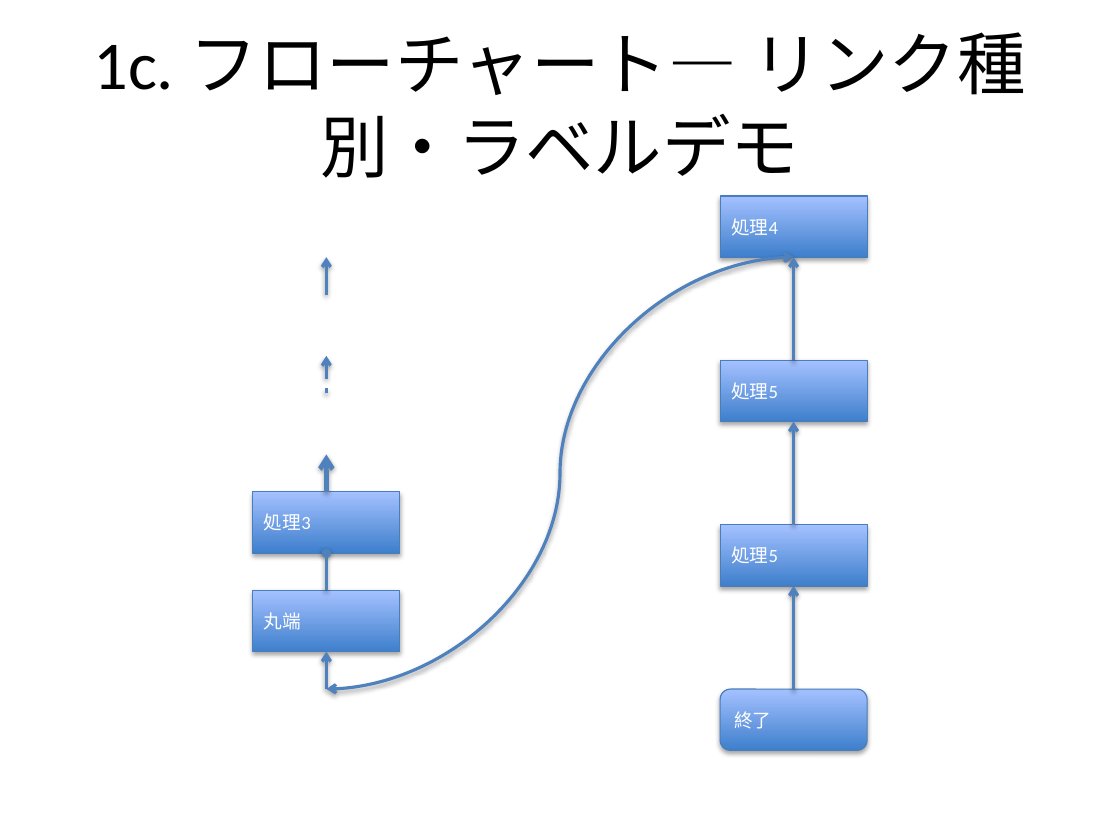
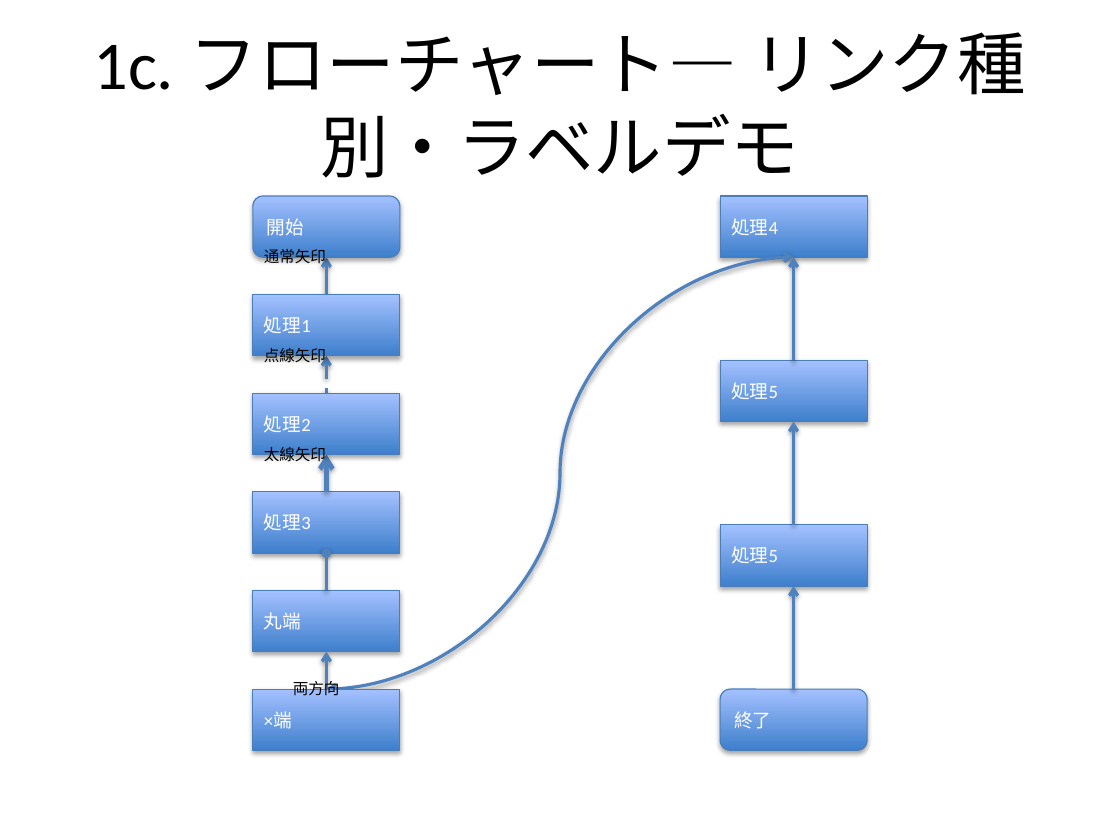
Before and after one commit to notfolder/qmd_to_pptx, a slide deck: slide 15 of demo_full.pptx. Drawn at 1120x840 pixels with LibreOffice and Linux fonts; fonts in the diff are those of the drawing. Boxes give left, top, right and bottom in pixels: in the first picture for what was removed or moved away, otherwise in the second. Text is boxed around its words. In the diff, an @@ line names an element or a change of style, - is before the commit and + after.

```diff
--- a/demo_full.pptx
+++ b/demo_full.pptx
@@ rounded rectangle added at bbox=[253, 196, 400, 258], fill gradient #3F80CE to #A4C4FF, outline #4B7EBC 0.75 pt, 12 pt, text #FFFFFF @@
+開始
@@ text added at bbox=[264, 249, 326, 268], 10 pt, text #000000 @@
+通常矢印
@@ rectangle added at bbox=[253, 295, 400, 356], fill gradient #3F80CE to #A4C4FF, outline #4B7EBC 0.75 pt, 12 pt, text #FFFFFF @@
+処理1
@@ text added at bbox=[264, 348, 326, 367], 10 pt, text #000000 @@
+点線矢印
@@ rectangle added at bbox=[253, 393, 400, 455], fill gradient #3F80CE to #A4C4FF, outline #4B7EBC 0.75 pt, 12 pt, text #FFFFFF @@
+処理2
@@ text added at bbox=[264, 447, 326, 465], 10 pt, text #000000 @@
+太線矢印
@@ rectangle added at bbox=[253, 689, 400, 750], fill gradient #3F80CE to #A4C4FF, outline #4B7EBC 0.75 pt, 12 pt, text #FFFFFF @@
+×端
@@ text added at bbox=[293, 679, 340, 696], 10 pt, text #000000 @@
+両方向
```
Also in this commit, not shown: 8 other slides changed, 4 other files.
